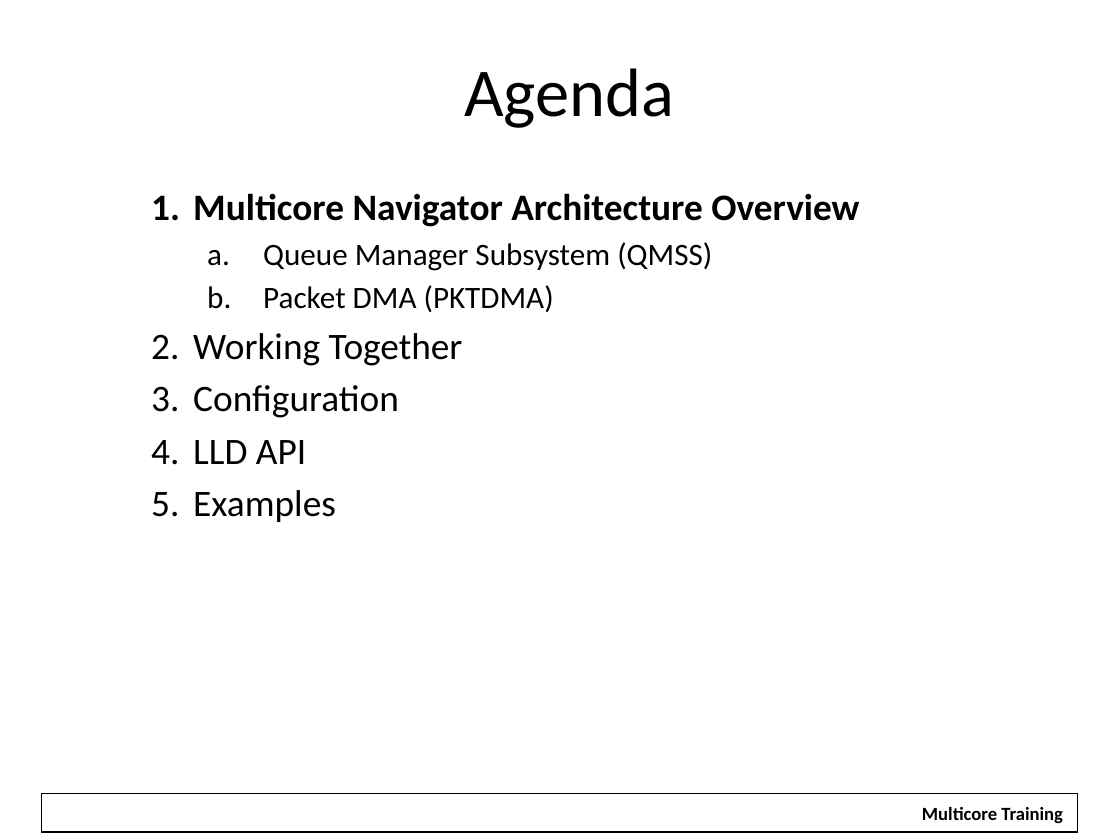
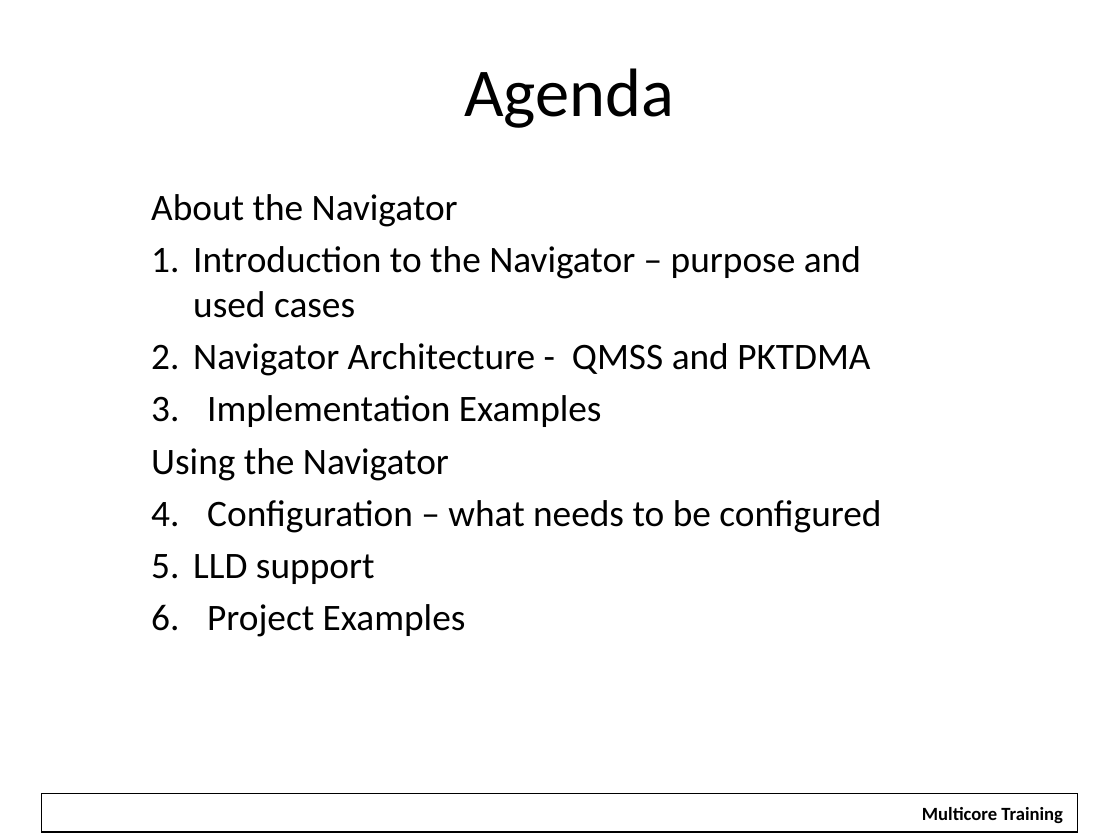
Before and after one commit to hari1989/keystone-workshop, a slide deck: slide 3 of slides/Intro to Multicore Navigator.pptx (slide 2 before the commit). Drawn at 1120x840 pixels with LibreOffice and Linux fonts; fonts in the diff are those of the drawing; background and template pictures are left out. Boxes give left, top, right and bottom in pixels: in the first picture for what was removed or moved away, otherwise in the second. Text is boxed around its words. In the diff, an @@ line names an element or a change of style, - is before the commit and + after.

```diff
--- a/slides/Intro to Multicore Navigator.pptx
+++ b/slides/Intro to Multicore Navigator.pptx
@@ subtitle at (151, 194, 881, 637): text changed @@
-1. Multicore Navigator Architecture Overview
-  a. Queue Manager Subsystem (QMSS)
-  b. Packet DMA (PKTDMA)
-2. Working Together
-3. Configuration
-4. LLD API
-5. Examples
+About the Navigator
+1. Introduction to the Navigator – purpose and used cases
+2. Navigator Architecture - QMSS and PKTDMA
+3. Implementation Examples
+Using the Navigator
+4. Configuration – what needs to be configured
+5. LLD support
+6. Project Examples
```
Also in this commit, not shown: 15 other slides changed, 21 slides added, 14 slides removed.
